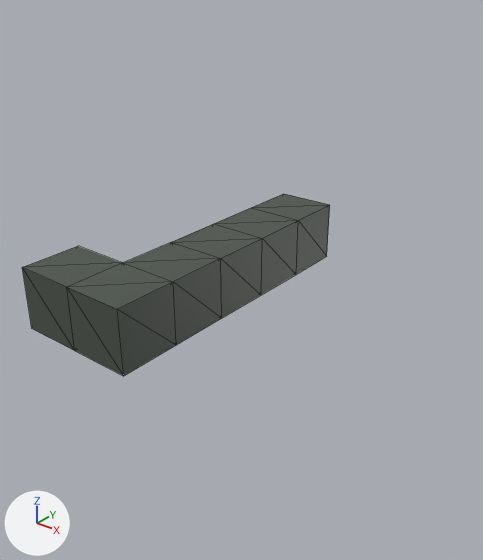
The glTF model HANAHIME/Game/resource/user/model/terrian/Stage15.glb as it was, and as the next commit left it.
The view is the same before and after, from a 50 mm camera at (63.3, -73.1, 42.9) aimed at (3.0, 2.3, -3.8). Arrows for +X, +Y and +Z are at lower left; the lights stay in place. Mesh edges are drawn as thin lines. Where no turn or scale is listed for an object, it has been applied to the vertices. Vertices at the same position are counted once.

The first picture shows 'Stage15_0'.
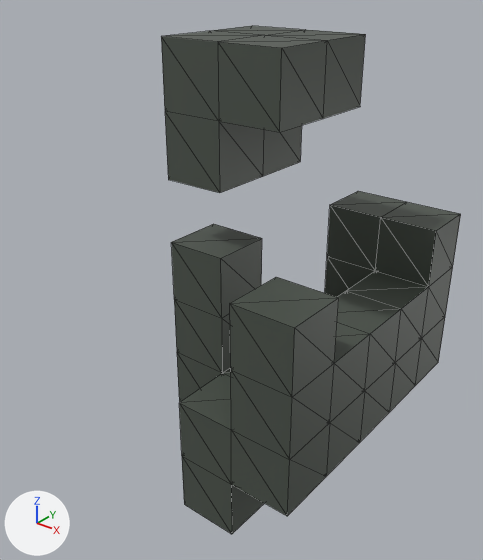
Boxes (x1, y1, x2, y2) around the edits, measured in the pictures (483 x 560 px):
'Stage15_0', reshaped (178% taller)
    before: (22, 194, 330, 376)
    after: (161, 26, 461, 534)
part 1 of me_立方体_025, added
    after: (161, 26, 366, 193)
part 2 of me_立方体_025, built on
    before: (22, 194, 330, 376)
    after: (174, 191, 461, 534)

The change, as a diff of the scene's bpy script:
```diff
--- a/HANAHIME/Game/resource/user/model/terrian/Stage15.glb.py
+++ b/HANAHIME/Game/resource/user/model/terrian/Stage15.glb.py
@@ me_立方体_025 @@
 # used by ob_stage15_0; location = (0.0, 0.0, -2.0)
-me_立方体_025.from_pydata(...)  # 28 vertices, 72 faces; spans x -15.0..5.0, y -25.0..25.0, z -5.0..5.0
+me_立方体_025.from_pydata(...)  # 104 vertices, 372 faces; spans x -5.0..25.0, y -15.0..35.0, z -35.0..35.0
+# me_立方体_025 part 1: a new loose piece of 24 vertices spanning x -5.0..15.0, y -5.0..15.0, z 15.0..35.0, in mat_terrianmaterial_027 (dark grey #4a5249)
+# me_立方体_025 part 2
+# 17 vertices are removed from x -15.0..5.0, y -25.0..25.0, z -5.0..5.0
+# 60 faces are deleted
+# 1 vertex moves from x -5.0, y 15.0, z -5.0 to x -5.0, y 5.0, z -15.0
+# 5 vertices are added at (15.0, -15.0, 5.0), (15.0, -5.0, 5.0), (25.0, -15.0, 5.0), (25.0, -5.0, 5.0), (5.0, -15.0, -35.0)
+# 5 new vertices lie (0.0, 0.0, -10.0) away from vertices in x -5.0..5.0, y -5.0..25.0, z -5.0
+# 6 new vertices lie (10.0, 0.0, 0.0) away from vertices in x -5.0..5.0, y -5.0..25.0, z -25.0..5.0
+# 10 new vertices lie (10.0, 10.0, 0.0) away from vertices in x 5.0..15.0, y -5.0..25.0, z -25.0..5.0
+# 12 new vertices lie (0.0, 0.0, -10.0) away from vertices in x -5.0..25.0, y -5.0..35.0, z -25.0..-15.0
+# 15 new vertices lie (0.0, -10.0, 0.0) away from vertices in x 5.0..25.0, y -5.0..35.0, z -35.0..5.0
+# 6 new vertices lie (0.0, 0.0, 10.0) away from vertices in x 15.0..25.0, y -15.0..15.0, z -15.0
+# 5 new vertices lie (0.0, 10.0, 0.0) away from vertices in x 5.0, y 5.0..25.0, z -35.0..5.0
+# 5 new vertices lie (10.0, -10.0, 0.0) away from vertices in x 5.0..15.0, y -5.0..5.0, z -35.0..-5.0
+# 288 new faces join them
 me_立方体_025.materials.append(mat_terrianmaterial_027)
```
